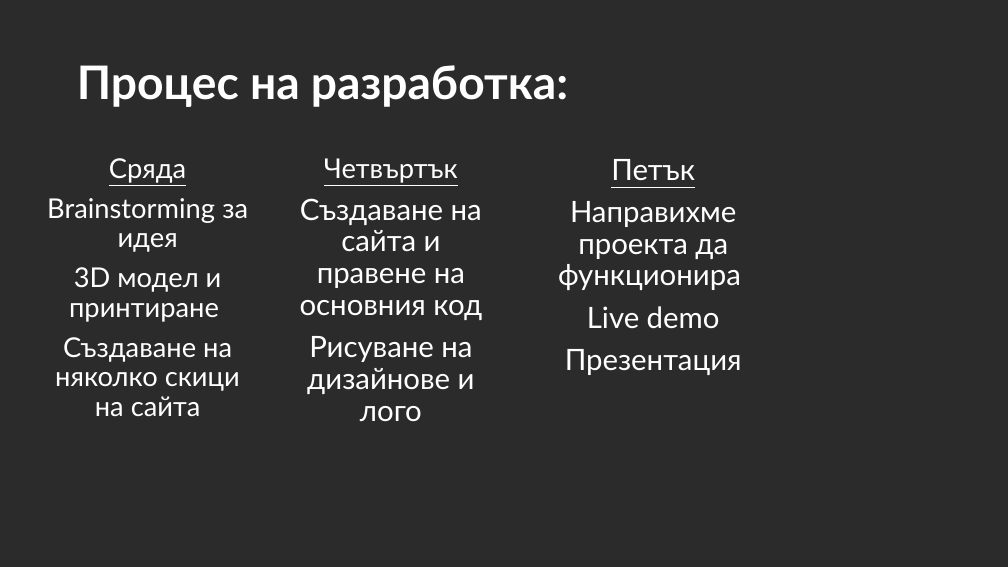
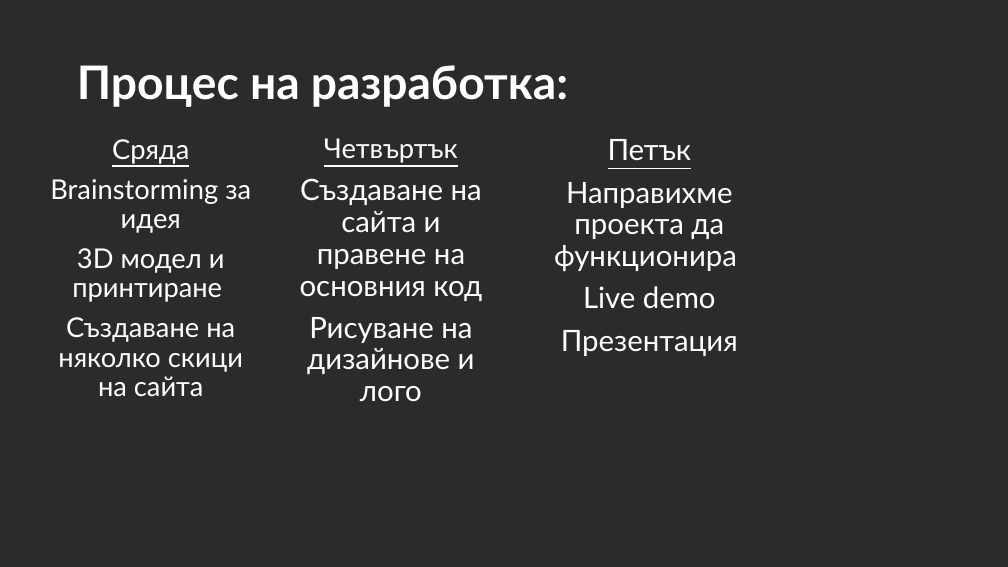
Before and after one commit to VicRattlehead502/Medicine-Man, a slide deck: slide 10 of Prezentaciq.pptx. Drawn at 1008x567 pixels with LibreOffice and Linux fonts; fonts in the diff are those of the drawing; background and template pictures are left out; a plain dark background stands for a picture behind light text. Boxes give left, top, right and bottom in pixels: in the first picture for what was removed or moved away, otherwise in the second. Text is boxed around its words. In the diff, an @@ line names an element or a change of style, - is before the commit and + after.

```diff
--- a/Prezentaciq.pptx
+++ b/Prezentaciq.pptx
@@ text "Сряда": place and size @@
-text "Сряда" at (47, 158, 248, 416)
+text "Сряда" at (50, 139, 251, 396)
@@ text "Четвъртък": place and size @@
-text "Четвъртък" at (300, 158, 482, 421)
+text "Четвъртък" at (300, 138, 482, 401)
@@ text "Петък": place and size @@
-text "Петък" at (558, 159, 742, 375)
+text "Петък" at (554, 139, 738, 356)
```
Also in this commit, not shown: 3 other slides changed, 1 other file.
